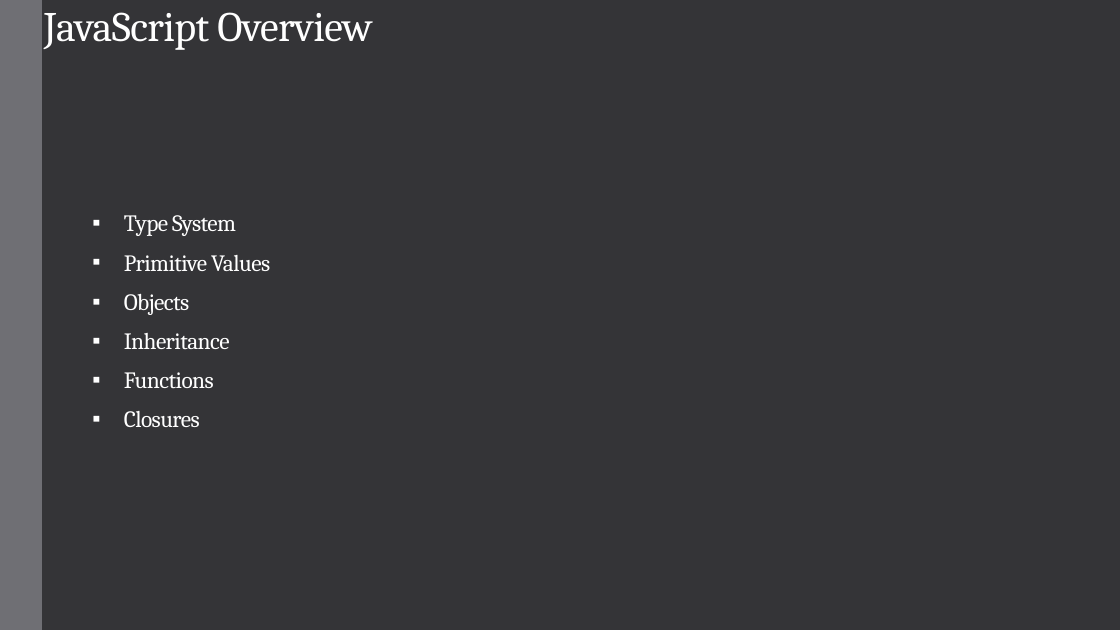
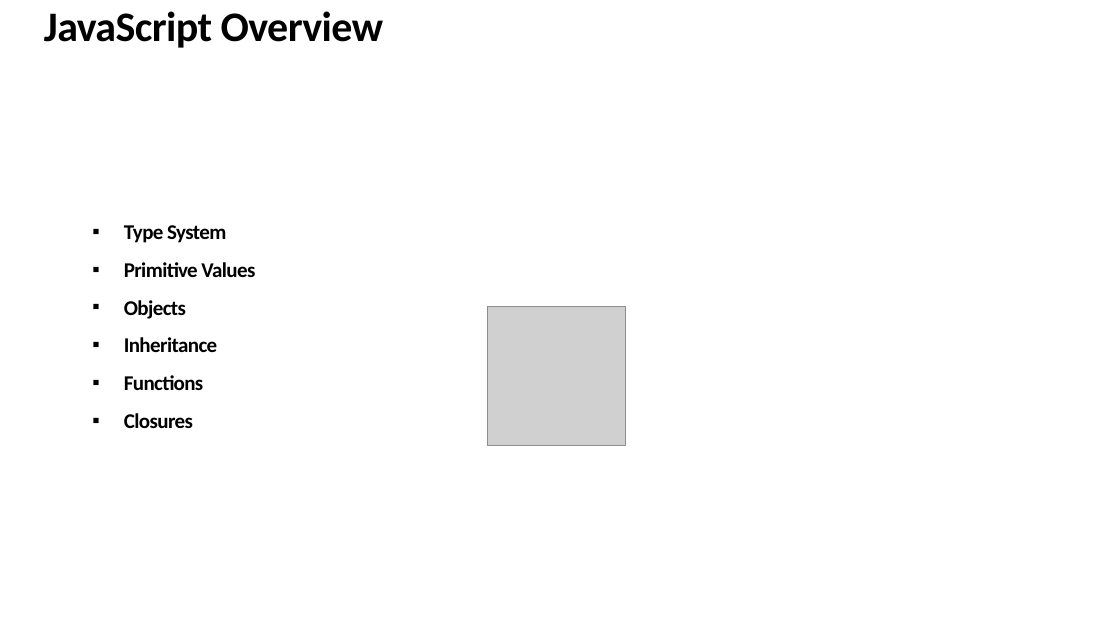
Before and after one commit to srdjan/workshop-functional-js, a slide deck: slide 2 of Functional-javascript.pptx. Drawn at 1120x630 pixels with LibreOffice and Linux fonts; fonts in the diff are those of the drawing; grey boxes stand for pictures. Boxes give left, top, right and bottom in pixels: in the first picture for what was removed or moved away, otherwise in the second. Text is boxed around its words. In the diff, an @@ line names an element or a change of style, - is before the commit and + after.

```diff
--- a/Functional-javascript.pptx
+++ b/Functional-javascript.pptx
@@ background #353537 to #FFFFFF @@
@@ rectangle removed at bbox=[0, 0, 42, 630] @@
@@ text "JavaScript Overview" at bbox=[44, 11, 384, 48]: font Cambria to Calibri, text colour #FFFFFF to #000000, bold on @@
@@ text "Type System" at bbox=[124, 225, 255, 428]: size 20 to 18 pt, font Cambria to Calibri, text colour #FFFFFF to #000000, bold on; line spacing 1.4 to 1.5 @@
@@ picture added at bbox=[487, 307, 626, 445] @@
```
Also in this commit, not shown: 7 other slides changed, 34 slides added, 1 slide removed, 3 other files.
